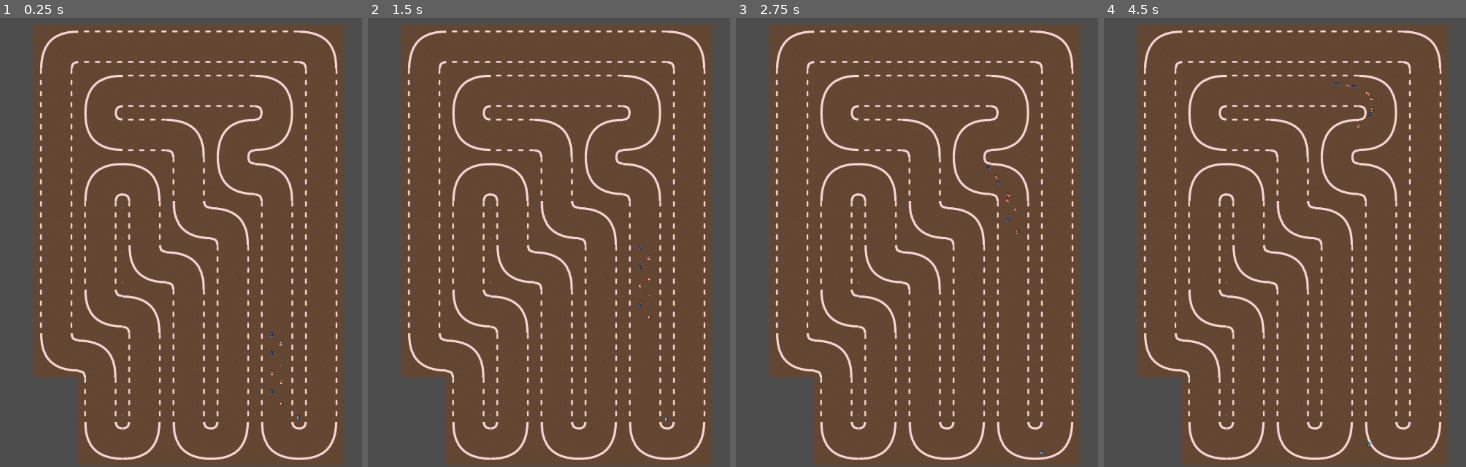
Above: before the commit, frames 1-4 (left to right).
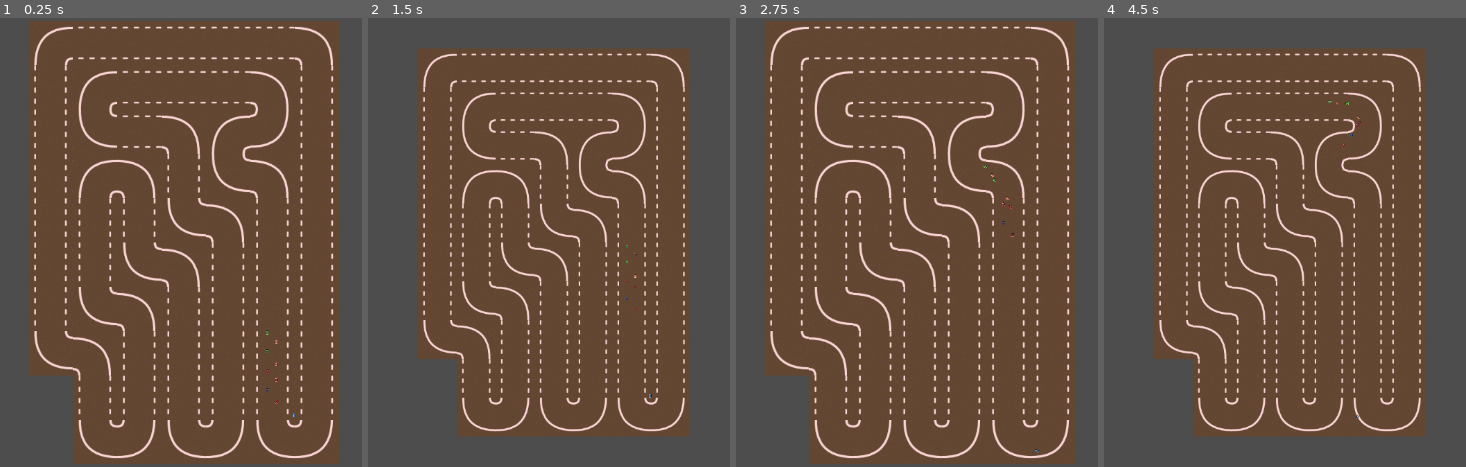
Above: after the commit, the same moments.

Repository: Xenimme/MinMicMay
Game: Godot game, scene res://main.tscn
Same seed, same stepped clock (60 frames per second), same inputs: the game is played once before the commit and once after it.
Inputs (mouse positions are in pixels of both pictures, inside the frame that each line leads up to):
- Up to frame 1 (0.25 s): no input
- Up to frame 2 (1.5 s): tap Enter at 0.5 s; move the mouse to (outside the picture) at 0.52 s; hold D (steer_right) 0.53-1.28 s; tap Mouse wheel up (Zoom In, bound only after the commit) at 0.6 s; tap Mouse wheel down (Zoom Out, bound only after the commit) at 0.8, 1.35 s; tap Space at 1.25 s; move the mouse to (411, 264) at 1.27 s; hold S (brake) from 1.28 s (still down)
- Up to frame 3 (2.75 s): tap Mouse wheel up (Zoom In, bound only after the commit) at 1.55, 2.1 s; move the mouse to (1018, 143) at 2.02 s; release S (brake) at 2.03 s; hold D (steer_right) from 2.03 s (still down); tap Mouse wheel down (Zoom Out, bound only after the commit) at 2.3 s
- Up to frame 4 (4.5 s): tap Enter at 2.75 s; move the mouse to (1266, 332) at 2.77 s; release D (steer_right) at 2.78 s; hold W (accelerate) 2.78-3.53 s; tap Mouse wheel down (Zoom Out, bound only after the commit) at 2.85, 3.8, 4.35 s; tap Mouse wheel up (Zoom In, bound only after the commit) at 3.05, 3.6 s; move the mouse to (outside the picture) at 3.52 s; hold A (steer_left) from 3.53 s (still down); tap Space at 4.25 s; move the mouse to (outside the picture) at 4.27 s

The runs differ from the first frame. In frame 1, 15% of the frame differs, in the area x 8-95%, y 0-100%; in frame 2, 26%, in the area x 9-95%, y 1-100%; in frame 3, 15%; in frame 4, 26%.

Commit message:
Add files via upload

Diff:
--- /dev/null
+++ b/MinMiMay/Cameralamera.gd
@@ -0,0 +1,7 @@
+extends Camera2D
+# Called every frame. 'delta' is the elapsed time since the previous frame.
+func _physics_process(delta):
+	if Input.is_action_just_released("Zoom Out"):
+		set_zoom(get_zoom() - Vector2(0.025, 0.025))
+	if Input.is_action_just_released("Zoom In"):
+		set_zoom(get_zoom() + Vector2(0.025, 0.025))
--- a/MinMiMay/NPC car.tscn
+++ b/MinMiMay/NPC car.tscn
@@ -1,9 +1,11 @@
-[gd_scene load_steps=9 format=3 uid="uid://btarsx1mm7817"]
+[gd_scene load_steps=13 format=3 uid="uid://btarsx1mm7817"]
 
 [ext_resource type="Script" path="res://NPC_car_2.gd" id="1_bx7sk"]
 [ext_resource type="Script" path="res://RayGeneral.gd" id="2_m45c3"]
 [ext_resource type="Texture2D" uid="uid://dt65ubuq1u7q8" path="res://NPC_cars (16 x 16).png" id="3_viu8s"]
 [ext_resource type="Script" path="res://NPC_Sprite.gd" id="4_77bwf"]
+[ext_resource type="Texture2D" uid="uid://be6f4onsvloid" path="res://Player_green (16 x 16).png" id="4_du0ij"]
+[ext_resource type="Texture2D" uid="uid://b8tey87jimyy6" path="res://Player_red (16 x 16).png" id="5_sw0uq"]
 
 [sub_resource type="RectangleShape2D" id="RectangleShape2D_ifiu7"]
 size = Vector2(24, 16)
@@ -15,6 +17,14 @@
 [sub_resource type="AtlasTexture" id="AtlasTexture_8v2m3"]
 atlas = ExtResource("3_viu8s")
 region = Rect2(16, 0, 16, 16)
+
+[sub_resource type="AtlasTexture" id="AtlasTexture_x01mj"]
+atlas = ExtResource("4_du0ij")
+region = Rect2(32, 0, 16, 16)
+
+[sub_resource type="AtlasTexture" id="AtlasTexture_chjto"]
+atlas = ExtResource("5_sw0uq")
+region = Rect2(32, 0, 16, 16)
 
 [sub_resource type="SpriteFrames" id="SpriteFrames_pbpgm"]
 animations = [{
@@ -31,7 +41,23 @@
 "texture": SubResource("AtlasTexture_8v2m3")
 }],
 "loop": true,
+"name": &"1",
+"speed": 5.0
+}, {
+"frames": [{
+"duration": 1.0,
+"texture": SubResource("AtlasTexture_x01mj")
+}],
+"loop": true,
 "name": &"2",
+"speed": 5.0
+}, {
+"frames": [{
+"duration": 1.0,
+"texture": SubResource("AtlasTexture_chjto")
+}],
+"loop": true,
+"name": &"3",
 "speed": 5.0
 }]
 
@@ -127,5 +153,5 @@
 texture_filter = 1
 scale = Vector2(2, 2)
 sprite_frames = SubResource("SpriteFrames_pbpgm")
-animation = &"0"
+animation = &"3"
 script = ExtResource("4_77bwf")
--- a/MinMiMay/NPC_Sprite.gd
+++ b/MinMiMay/NPC_Sprite.gd
@@ -1,6 +1,6 @@
 extends AnimatedSprite2D
 
-var sprite = ["0", "2"]
+var sprite = ["0", "1", "2", "3"]
 @onready var colour = sprite[randi() % sprite.size()]
 # Called when the node enters the scene tree for the first time.
 func _ready():
--- a/MinMiMay/NPC_car_2.gd
+++ b/MinMiMay/NPC_car_2.gd
@@ -1,15 +1,15 @@
 extends CharacterBody2D
 var Velocity = 0
-var wheel_base = 70
+var wheel_base = randf_range(68, 72)
 var acceleration = Vector2.ZERO
-var steering_angle = 35
+var steering_angle = randf_range (35, 40)
 var interest = 0
 var FOREDET
 var friction = -55
 var drag = -0.06
 var min_speed = 0
-var engine_power = 500
-var brake = (engine_power * -0.2)
+var engine_power = randf_range(480, 500)
+var brake = (engine_power * randf_range(-0.2, -1))
 var dir
 var RayLeft = []
 var RayRight = []
@@ -38,9 +38,10 @@
 	FOREDET = $RayCastFore2.result
 	apply_friction(delta)
 	steerage(delta)
+
 func set_speed():
 	if FOREDET == 0:
-		acceleration = transform.x * engine_power
+		acceleration = transform.x * (engine_power * randf_range(0.5, 1.2))
 	else:
 		acceleration = transform.x * brake
 func apply_friction(delta):
--- a/MinMiMay/Player1.gd
+++ b/MinMiMay/Player1.gd
@@ -10,8 +10,8 @@
 var braking = (engine_power * -1)
 var max_speed_reverse = 250
 var slip_speed = 300
-var traction_fast = 2.5
-var traction_slow = 30
+var traction_fast = randf_range(2.3, 3.0)
+var traction_slow = randf_range(28, 32)
 var drift = 0
 
 
@@ -63,4 +63,4 @@
 	rotation = new_heading.angle()
 	Velocity = velocity.length() / 10
 
-	print(velocity.length())
+#	print(velocity.length())
--- a/MinMiMay/main.tscn
+++ b/MinMiMay/main.tscn
@@ -7,6 +7,7 @@
 [ext_resource type="PackedScene" uid="uid://isqtcdvv7mof" path="res://S-E.tscn" id="6_nvu3d"]
 [ext_resource type="PackedScene" uid="uid://bsyw2pj6ywjl0" path="res://W-N.tscn" id="7_n7sx3"]
 [ext_resource type="PackedScene" uid="uid://cwt1jjcu1hiru" path="res://W-S.tscn" id="8_n50fl"]
+[ext_resource type="Script" path="res://Cameralamera.gd" id="9_e1igk"]
 [ext_resource type="PackedScene" uid="uid://btarsx1mm7817" path="res://NPC car.tscn" id="9_wr6xi"]
 [ext_resource type="PackedScene" uid="uid://d0o8blkrvvla6" path="res://HorizStraight.tscn" id="9_wy13o"]
 
@@ -24,10 +25,10 @@
 [node name="Main" type="Node2D"]
 
 [node name="Camera2D" type="Camera2D" parent="."]
-position = Vector2(-700, -1300)
-rotation = -1.5708
+position = Vector2(-664, -1280)
 scale = Vector2(20, 20)
-zoom = Vector2(0.199, 0.199)
+zoom = Vector2(0.2, 0.2)
+script = ExtResource("9_e1igk")
 
 [node name="TileMap2" type="TileMap" parent="."]
 scale = Vector2(4, 4)
@@ -43,9 +44,6 @@
 offset_bottom = 241.0
 texture = ExtResource("1_57on1")
 stretch_mode = 1
-
-[node name="Player Node" parent="." instance=ExtResource("5_6rigd")]
-position = Vector2(-8, -33)
 
 [node name="NPC_Car_2" parent="." instance=ExtResource("9_wr6xi")]
 position = Vector2(-198, -102)
@@ -78,3 +76,6 @@
 [node name="NPC_Car_9" parent="." instance=ExtResource("9_wr6xi")]
 position = Vector2(-130, -289)
 rotation = -1.5708
+
+[node name="Player Node" parent="." instance=ExtResource("5_6rigd")]
+position = Vector2(-8, -33)
--- a/MinMiMay/project.godot
+++ b/MinMiMay/project.godot
@@ -41,3 +41,13 @@
 , Object(InputEventJoypadMotion,"resource_local_to_scene":false,"resource_name":"","device":-1,"axis":4,"axis_value":1.0,"script":null)
 ]
 }
+"Zoom Out"={
+"deadzone": 0.5,
+"events": [Object(InputEventMouseButton,"resource_local_to_scene":false,"resource_name":"","device":-1,"window_id":0,"alt_pressed":false,"shift_pressed":false,"ctrl_pressed":false,"meta_pressed":false,"button_mask":16,"position":Vector2(140, 12),"global_position":Vector2(144, 55),"factor":1.0,"button_index":5,"pressed":true,"double_click":false,"script":null)
+]
+}
+"Zoom In"={
+"deadzone": 0.5,
+"events": [Object(InputEventMouseButton,"resource_local_to_scene":false,"resource_name":"","device":-1,"window_id":0,"alt_pressed":false,"shift_pressed":false,"ctrl_pressed":false,"meta_pressed":false,"button_mask":8,"position":Vector2(98, 7),"global_position":Vector2(102, 50),"factor":1.0,"button_index":4,"pressed":true,"double_click":false,"script":null)
+]
+}
Not shown: 1 places in MinMiMay/main.tscn that only renumber resources
